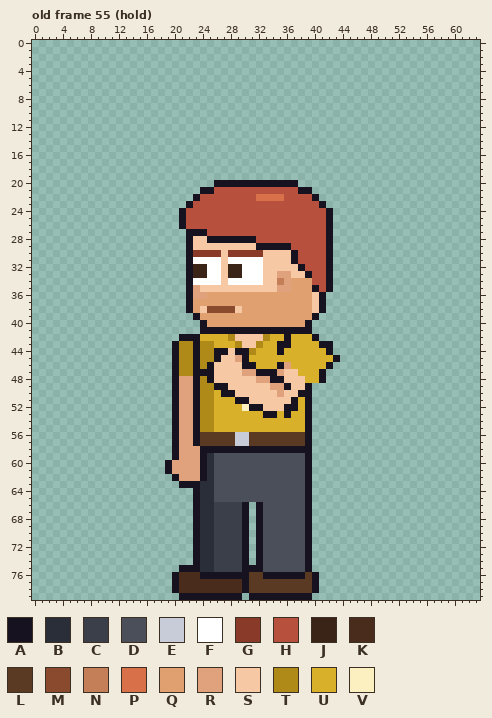
Pixel-art file -- sprites/expo/expo_vendi_left_anim.aseprite. This is how it looked before the edit.
64x80 pixels, 123 frames. Colours within 5 levels of each other are drawn and written as one. Shown: old frame 55 (hold). The commit also changed other frames, which this record leaves out.
Visible layers, top first: "Arm Top", "Stubble", "Hair", "Face", "Watch", "Near Arm", "Collar", "Belt", "Shirt", "Body", "Back Arm", "Pants", "Shoes".
Palette (. is transparent): A #17121f  B #2a2e38  C #3a3f4a  D #4a4f5a  E #c8ccd8  F #ffffff  G #8a3a28  H #b8503e  J #3a2418  K #4a2c1c  L #5a3a22  M #8a4a2e  N #c47e58  P #d8704a  Q #e0a070  R #e0a27c  S #f6c9a4  T #b08a18  U #d8b02a  V #fcf0c0
Pixels before, old frame 55 (hold) (only the part around the change), first column x 8:
12 ................................................
13 ................................................
14 ................................................
15 ................................................
16 ................................................
17 ................................................
18 ................................................
19 ................................................
20 ..................AAAAAAAAAAAA..................
21 ................AAHHHHHHHHHHHHAA................
22 ...............AHHHHHHHHPPPPHHHHA...............
23 ..............AHHHHHHHHHHHHHHHHHHA..............
24 .............AHHHHHHHHHHHHHHHHHHHHA.............
25 .............AHHHHHHHHHHHHHHHHHHHHA.............
26 .............AHHHHHHHHHHHHHHHHHHHHA.............
27 ..............AAAHHHHHHHHHHHHHHHHHA.............
28 ..............ASSAAAAAAAHHHHHHHHHHA.............
29 ..............ASSSSSSSSSAAAAAHHHHHA.............
30 ..............AGGGGSGGGGGSSSSAHHHHA.............
31 ..............AFFFFSFFFFFSSSSAHHHHA.............
32 ..............AJJFFSJJFFFSSSSSAHHHA.............
33 ..............AJJFFSJJFFFSSRRSSAHHA.............
34 ..............AFFFFSFFFFFSSNRQQQHHA.............
35 ..............ARSSSSSSSSSSSRRQQQAHA.............
36 ..............ARRQQQQQQQQQQQQQQQSA..............
37 ..............AQQQQQQQQQQQQQQQQQSA..............
38 ..............AQSMMMMSQQQQQQQQQQSA..............
39 ...............AQQQQQQQQQQQQQQQQA...............
40 ................AQQQQQQQQQQQQQQA................
41 ................AAAAAAAAAAAAAAAA................
42 .............AAAUUUUTSSSSTUUAUUUA...............
43 ............ATTATTUUUTSSTUUAAUUUUAA.............
44 ............ATTATTAASAATUUUAUUUUUUA.............
45 ............ATTATTASSRAUUUUUUUUUUUUA............
46 ............ATTATASSSSAAUUUARUUUUUA.............
47 ............ATTAAASSSSRRAAARSSUUUA..............
48 ............ARRATASSSSSSRRAASSSUUA..............
49 ............ARRATTAASSSSSSRRASSA................
50 ............ARRATTUAASSSSSSRSSAA................
51 ............ARRATTUUUAASSSSSSAUA................
52 ............ARRATTUUUUVAASSSAAUA................
53 ............ARRATTUUUUUUUAAUAUUA................
54 ............ARRATTUUUUUUUUUUUUUA................
55 ............ARRATTUUUUUUUUUUUUUA................
56 ............ARRALLLLLEELLLLLLLLA................
57 ............ARRALLLLLEELLLLLLLLA................
58 ............ARRRAAAAAAAAAAAAAAAA................
59 ............ARRRABDDDDDDDDDDDDDA................
60 ...........ARRRRABDDDDDDDDDDDDDA................
61 ...........ARRRRABDDDDDDDDDDDDDA................
62 ............ARRRABDDDDDDDDDDDDDA................
63 .............AAABBDDDDDDDDDDDDDA................
64 ...............ABBDDDDDDDDDDDDDA................
65 ...............ABBDDDDDDDDDDDDDA................
66 ...............ABBCCCCA.ADDDDDDA................
67 ...............ABBCCCCA.ADDDDDDA................
68 ...............ABBCCCCA.ADDDDDDA................
69 ...............ABBCCCCA.ADDDDDDA................
The result:
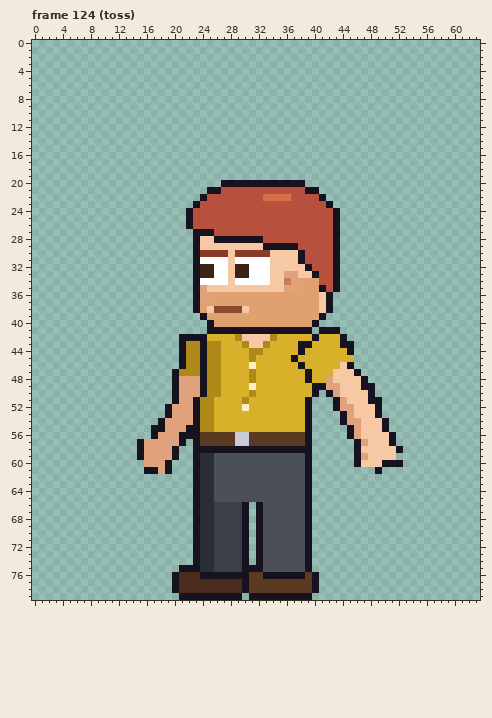
A new or re-ordered frame is compared with the old frame closest to it.
Edits made:
frames 123 -> 129
Changed rows in their new state; - is an unchanged pixel.
Frame 124 (toss) is new; against old frame 55 (hold):
first column x 15:
20 -----------.-----------A--------------
21 ---------.-A-----------H-A------------
22 --------.A-------H---P---HA-----------
23 -------.A-----------------HA----------
24 ------.A-------------------HA---------
25 ------.A-------------------HA---------
26 ------.A-------------------HA---------
27 -------.--A----------------HA---------
28 -------.A-S------A---------HA---------
29 -------.A--------S----A----HA---------
30 -------.A---GS----G---SA---HA---------
31 -------.A---FS----F---SA---HA---------
32 -------.A-J-FS-J--F----SA--HA---------
33 -------.A-J-FS-J--F-S-R-SA-HA---------
34 -------.A---FS----F-SNR--Q-HA---------
35 -------.AR----------S-R--QAHA---------
36 -------.A-R--------------QSA----------
37 -------.A----------------QSA----------
38 -------.AQS---MS---------QSA----------
39 --------.A---------------QA-----------
40 ---------.A-------------QA------------
41 ---------.----------------AAA---------
42 ---------A---UT---ST-U----UUUA--------
43 -----.A-TA-T--UT-ST-UU-AA-UUUAA-------
44 -----.A-TA-TUUUU-T--U--A---UUUA-------
45 -----.A-TA-TUUUUT-----A-----UUU-------
46 -----.A-TATTUUUUV---UU-A---UUSA-------
47 --------T-TTUUUUTUUUUUU-A-UUSSSA------
48 --------RATTUUUUTUUUUUUUA-URSSSSA-----
49 --------RA-TUUUUVUUUUUUUUAARRSSSAA----
50 --------RA-TUUUUTUUUUUUUUA-ARSSSSA----
51 --------------UTUUUUUUU-----ARSSSAA---
52 ----AR----------UUUUUUU-----ARRSSSA---
53 ----AR------------UU-U-------ARSSSA---
54 ---ARR-----------------------ARRSSSA--
55 --AARR-A----------------------ARSSSA--
56 --ARRRAA----------------------ARSSSSA-
57 ARRRRRA.-----------------------ARSSSA-
58 ARRRR-..A----------------------ASSSSSA
59 ARRRR-..AB---------------------ARSSSS-
60 -RRR-...AB---------------------ASSSAAA
61 -AAR-...AB------------------------A---
62 -----...AB----------------------------
63 ------..------------------------------
